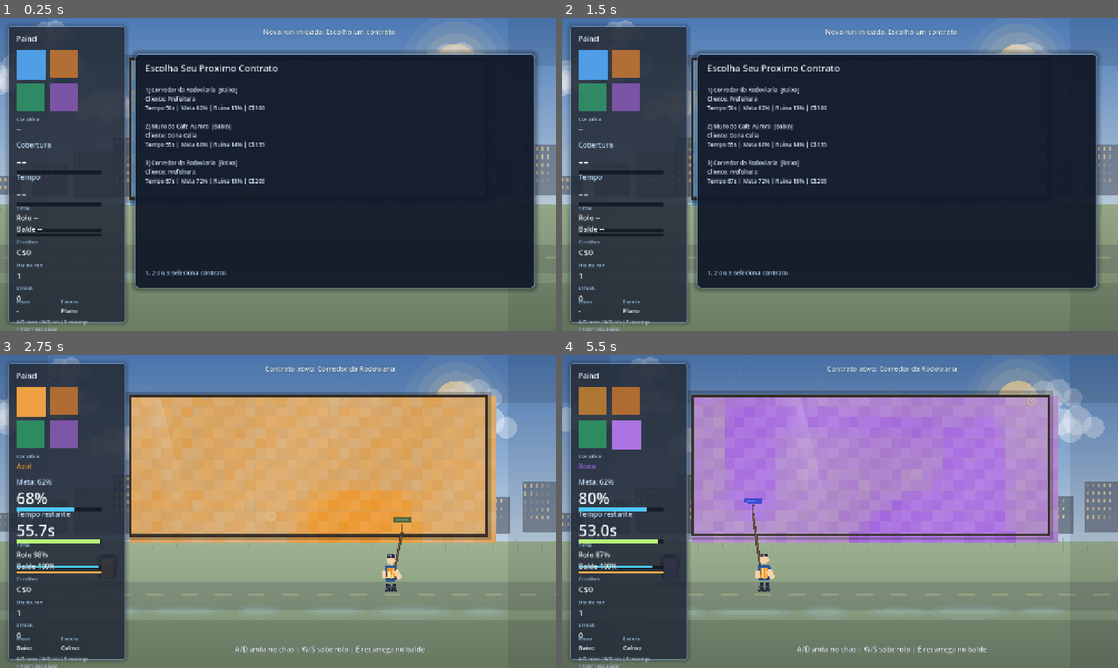
Above: before the commit, frames 1-4 (two rows, left to right).
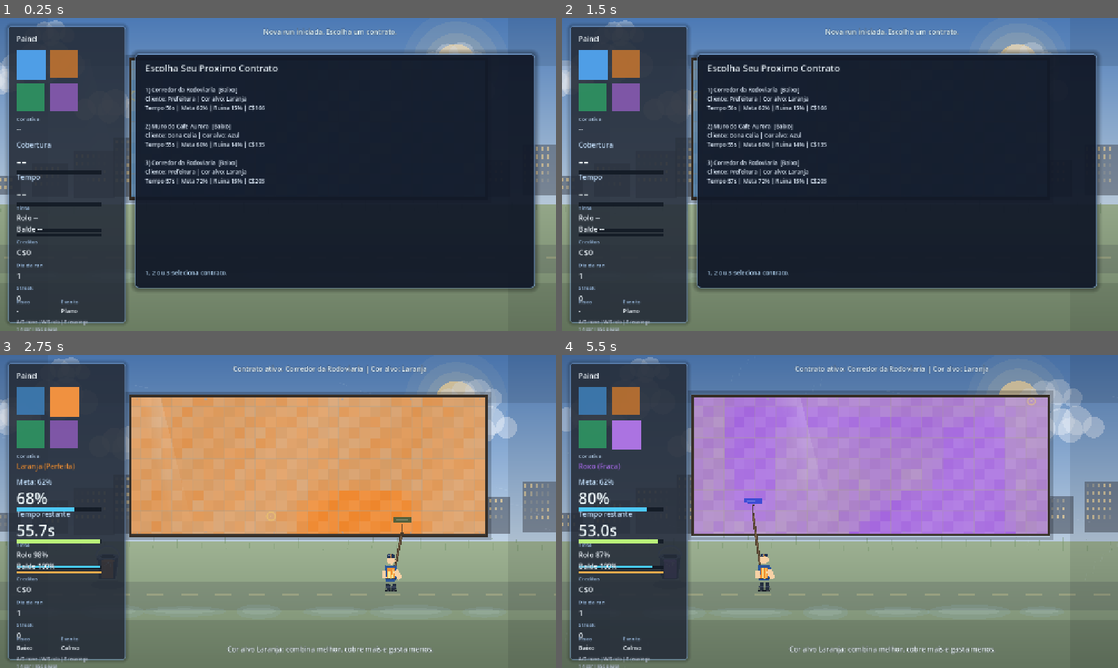
Above: after the commit, the same moments.

Repository: febiscaro/jogo
Game: Godot game, scene res://scenes/main.tscn
The game is run twice, just before and just after one commit, with the same random seed, the same clock (stepped at 60 frames per second) and the same inputs.
Inputs (mouse positions are in pixels of both pictures, inside the frame that each line leads up to):
- Up to frame 1 (0.25 s): no input
- Up to frame 2 (1.5 s): tap Enter at 0.5, 1.35 s; move the mouse to (962, 158) at 0.52 s; hold Right (ui_right) 0.53-1.28 s; tap R at 0.6 s; click (962, 158) at 0.67 s; tap Space at 0.77, 1.25 s; move the mouse to (728, 190) at 1.27 s; hold Down (ui_down) from 1.28 s (still down)
- Up to frame 3 (2.75 s): tap Space at 1.52 s; tap Enter at 2 s; move the mouse to (333, 442) at 2.02 s; release Down (ui_down) at 2.03 s; hold Right (ui_right) from 2.03 s (still down); tap 1 at 2.1 s
- Up to frame 4 (5.5 s): move the mouse to (812, 574) at 2.77 s; release Right (ui_right) at 2.78 s; hold Up (ui_up) 2.78-3.53 s; tap 2 at 2.85 s; click (812, 574) at 2.92 s; tap Space at 3.02, 3.77, 4.52 s; move the mouse to (1006, 558) at 3.52 s; hold Left (ui_left) 3.53-5.03 s; tap 3 at 3.6 s; move the mouse to (673, 464) at 4.27 s; tap 4 at 4.35 s; move the mouse to (867, 511) at 5.02 s; hold Down (ui_down) from 5.03 s (still down); hold E from 5.03 s (still down); click (867, 511) at 5.17 s

The runs differ from the first frame. In frame 1, 0.3% of the frame differs, in the area x 23-45%, y 24-60%; in frame 2, 0.3%; in frame 3, 3.7%, in the area x 3-90%, y 3-96%; in frame 4, 3.4%.

Commit message:
Corrige esquadro do muro e torna troca de cor mecanica de gameplay

Diff:
--- a/scripts/game.gd
+++ b/scripts/game.gd
@@ -96,6 +96,8 @@
 var _meta_total_credits: int = 0
 var _base_scene_position: Vector2 = Vector2.ZERO
 var _camera_shake_strength: float = 0.0
+var _contract_target_color: Color = Color(0.31, 0.62, 0.90, 1.0)
+var _color_match_ratio: float = 1.0
 
 
 func _ready() -> void:
@@ -483,6 +485,7 @@
 
 
 func _capture_palette() -> void:
+	_apply_palette()
 	_palette = [
 		swatch_blue.color,
 		swatch_orange.color,
@@ -505,9 +508,6 @@
 		return
 	_selected_color_index = clampi(index, 0, _palette.size() - 1)
 	var selected_color = _palette[_selected_color_index]
-	if color_value != null:
-		color_value.text = _get_palette_name(_selected_color_index)
-		color_value.modulate = selected_color
 
 	if wall.has_method("set_paint_color"):
 		wall.call("set_paint_color", selected_color)
@@ -515,6 +515,7 @@
 		player.call("set_paint_color", selected_color)
 	if bucket != null and bucket.has_method("set_tint"):
 		bucket.call("set_tint", selected_color)
+	_update_color_efficiency(selected_color)
 
 	_refresh_palette_visuals()
 
@@ -541,6 +542,69 @@
 		3:
 			return "Roxo"
 	return "Cor"
+
+
+func _get_palette_colors() -> Array[Color]:
+	return [
+		Color(0.31, 0.62, 0.90, 1.0),
+		Color(0.94, 0.57, 0.25, 1.0),
+		Color(0.24, 0.74, 0.50, 1.0),
+		Color(0.67, 0.45, 0.88, 1.0),
+	]
+
+
+func _nearest_palette_index_for_color(color: Color) -> int:
+	var colors = _palette if not _palette.is_empty() else _get_palette_colors()
+	var best_index = 0
+	var best_distance = INF
+	for i in range(colors.size()):
+		var c = colors[i]
+		var dr = c.r - color.r
+		var dg = c.g - color.g
+		var db = c.b - color.b
+		var dist = (dr * dr) + (dg * dg) + (db * db)
+		if dist < best_distance:
+			best_distance = dist
+			best_index = i
+	return best_index
+
+
+func _palette_name_for_color(color: Color) -> String:
+	return _get_palette_name(_nearest_palette_index_for_color(color))
+
+
+func _update_color_efficiency(selected_color: Color) -> void:
+	if _state != STATE_IN_CONTRACT:
+		_color_match_ratio = 1.0
+		if player.has_method("set_color_efficiency"):
+			player.call("set_color_efficiency", 1.0, 1.0)
+		if color_value != null:
+			color_value.text = _get_palette_name(_selected_color_index)
+			color_value.modulate = selected_color
+		return
+
+	var dr = selected_color.r - _contract_target_color.r
+	var dg = selected_color.g - _contract_target_color.g
+	var db = selected_color.b - _contract_target_color.b
+	var dist = sqrt((dr * dr) + (dg * dg) + (db * db))
+	_color_match_ratio = clampf(1.0 - (dist / 1.15), 0.0, 1.0)
+
+	var paint_mult = lerpf(0.66, 1.20, _color_match_ratio)
+	var drain_mult = lerpf(1.38, 0.84, _color_match_ratio)
+	if player.has_method("set_color_efficiency"):
+		player.call("set_color_efficiency", paint_mult, drain_mult)
+
+	var match_label = "Fraca"
+	if _color_match_ratio >= 0.9:
+		match_label = "Perfeita"
+	elif _color_match_ratio >= 0.68:
+		match_label = "Boa"
+	elif _color_match_ratio >= 0.45:
+		match_label = "Aceitavel"
+
+	if color_value != null:
+		color_value.text = "%s (%s)" % [_get_palette_name(_selected_color_index), match_label]
+		color_value.modulate = selected_color
 
 
 func _update_splashes(delta: float) -> void:
@@ -698,9 +762,19 @@
 	_active_event.clear()
 	_drops.clear()
 	_splashes.clear()
+	_apply_palette()
+	_palette = [
+		swatch_blue.color,
+		swatch_orange.color,
+		swatch_green.color,
+		swatch_purple.color,
+	]
+	var contract_color_raw: Color = _selected_contract.get("paint_color", Color(0.31, 0.62, 0.90, 1.0))
+	var target_index = _nearest_palette_index_for_color(contract_color_raw)
+	_contract_target_color = _palette[target_index]
 
 	var config = {
-		"paint_color": _selected_contract.get("paint_color", Color(0.31, 0.62, 0.90, 1.0)),
+		"paint_color": _contract_target_color,
 		"initial_min_coverage": _selected_contract.get("initial_min", 0.54),
 		"initial_max_coverage": _selected_contract.get("initial_max", 0.72),
 	}
@@ -737,23 +811,18 @@
 	if player.has_method("set_external_modifiers"):
 		player.call("set_external_modifiers", 1.0, 1.0, 1.0)
 
-	var contract_color: Color = _selected_contract.get("paint_color", Color(0.31, 0.62, 0.90, 1.0))
-	_apply_palette(contract_color)
-	_palette = [
-		swatch_blue.color,
-		swatch_orange.color,
-		swatch_green.color,
-		swatch_purple.color,
-	]
-	_set_selected_color(0)
+	_set_selected_color(target_index)
 	_set_player_visible(true)
 	_set_bucket_visible(true)
 	_set_wall_drip_intensity(0.14)
 
 	_hide_choice_panel()
 	center_message.visible = true
-	top_status.text = "Contrato ativo: %s" % _selected_contract.get("title", "Sem nome")
-	center_message.text = "A/D anda no chao | W/S sobe rolo | E recarrega no balde"
+	top_status.text = "Contrato ativo: %s | Cor alvo: %s" % [
+		_selected_contract.get("title", "Sem nome"),
+		_palette_name_for_color(_contract_target_color),
+	]
+	center_message.text = "Cor alvo %s: combina melhor, cobre mais e gasta menos." % _palette_name_for_color(_contract_target_color)
 	_update_sidebar_meta()
 	queue_redraw()
 
@@ -920,7 +989,10 @@
 	if player.has_method("set_external_modifiers"):
 		player.call("set_external_modifiers", 1.0, 1.0, 1.0)
 	event_value.text = "Calmo"
-	top_status.text = "Contrato ativo: %s" % _selected_contract.get("title", "Sem nome")
+	top_status.text = "Contrato ativo: %s | Cor alvo: %s" % [
+		_selected_contract.get("title", "Sem nome"),
+		_palette_name_for_color(_contract_target_color),
+	]
 	center_message.text = "Continue o retoque."
 
 
@@ -1214,15 +1286,17 @@
 
 
 func _format_contract(index: int, contract: Dictionary) -> String:
+	var target_color_name = _palette_name_for_color(contract.get("paint_color", Color(0.31, 0.62, 0.90, 1.0)))
 	return (
 		"%d) %s  [%s]\n"
-		+ "Cliente: %s\n"
+		+ "Cliente: %s | Cor alvo: %s\n"
 		+ "Tempo %.0fs | Meta %d%% | Ruina %d%% | C$%d"
 	) % [
 		index + 1,
 		contract.get("title", "Contrato"),
 		contract.get("risk_label", ""),
 		contract.get("client", "Cliente"),
+		target_color_name,
 		float(contract.get("duration", 60.0)),
 		int(round(float(contract.get("target_coverage", 0.7)) * 100.0)),
 		int(round(float(contract.get("fail_coverage", 0.2)) * 100.0)),
@@ -1270,7 +1344,10 @@
 	if player.has_method("set_game_active"):
 		player.call("set_game_active", true)
 	_hide_choice_panel()
-	top_status.text = "Contrato ativo: %s" % _selected_contract.get("title", "Sem nome")
+	top_status.text = "Contrato ativo: %s | Cor alvo: %s" % [
+		_selected_contract.get("title", "Sem nome"),
+		_palette_name_for_color(_contract_target_color),
+	]
 	center_message.visible = true
 	center_message.text = _active_event.get("description", "Continue o retoque.") if not _active_event.is_empty() else "Continue o retoque."
 
@@ -1303,11 +1380,12 @@
 		_update_bar(bucket_bar_fill, bucket_bar_bg, 0.0, Color(0.93, 0.67, 0.30, 1.0))
 
 
-func _apply_palette(base_color: Color) -> void:
-	swatch_blue.color = base_color
-	swatch_orange.color = Color(0.94, 0.57, 0.25, 1.0)
-	swatch_green.color = Color(0.24, 0.74, 0.50, 1.0)
-	swatch_purple.color = Color(0.67, 0.45, 0.88, 1.0)
+func _apply_palette() -> void:
+	var colors = _get_palette_colors()
+	swatch_blue.color = colors[0]
+	swatch_orange.color = colors[1]
+	swatch_green.color = colors[2]
+	swatch_purple.color = colors[3]
 
 
 func _base_modifiers() -> Dictionary:
--- a/scripts/player.gd
+++ b/scripts/player.gd
@@ -33,6 +33,8 @@
 var _external_paint_multiplier: float = 1.0
 var _external_drain_multiplier: float = 1.0
 var _external_speed_multiplier: float = 1.0
+var _color_paint_multiplier: float = 1.0
+var _color_drain_multiplier: float = 1.0
 var _is_painting: bool = false
 
 var _speed: float = base_speed
@@ -136,6 +138,11 @@
 	_external_drain_multiplier = maxf(0.1, drain_multiplier)
 
 
+func set_color_efficiency(paint_multiplier: float, drain_multiplier: float) -> void:
+	_color_paint_multiplier = maxf(0.4, paint_multiplier)
+	_color_drain_multiplier = maxf(0.5, drain_multiplier)
+
+
 func get_paint_ratio() -> float:
 	if _paint_capacity <= 0.0:
 		return 0.0
@@ -223,11 +230,11 @@
 	var did_paint = false
 	if _wall and _wall.has_method("paint_at") and _paint_amount > 0.0 and not _is_refilling:
 		var tank_ratio = clampf(_paint_amount / maxf(1.0, _paint_capacity), 0.12, 1.0)
-		var paint_strength = _paint_strength * _external_paint_multiplier * tank_ratio
+		var paint_strength = _paint_strength * _external_paint_multiplier * _color_paint_multiplier * tank_ratio
 		did_paint = bool(_wall.call("paint_at", foam.global_position, _paint_radius, paint_strength * delta))
 
 	if did_paint:
-		var paint_cost = _paint_drain * _external_drain_multiplier * delta
+		var paint_cost = _paint_drain * _external_drain_multiplier * _color_drain_multiplier * delta
 		_paint_amount = maxf(0.0, _paint_amount - paint_cost)
 
 	_is_painting = did_paint
--- a/scripts/wall.gd
+++ b/scripts/wall.gd
@@ -205,12 +205,16 @@
 			tint = tint.lightened(noise * 0.22)
 			tint = tint.darkened((1.0 - coverage) * 0.08)
 
-			var cell_rect = Rect2(
-				Vector2(col * cell_size, row * cell_size),
-				Vector2(cell_size + 0.7, cell_size + 0.7)
-			)
+			var cell_pos = Vector2(float(col) * cell_size, float(row) * cell_size)
+			var cell_w = minf(cell_size, wall_size.x - cell_pos.x)
+			var cell_h = minf(cell_size, wall_size.y - cell_pos.y)
+			if cell_w <= 0.0 or cell_h <= 0.0:
+				continue
+
+			var cell_rect = Rect2(cell_pos, Vector2(cell_w, cell_h))
 			draw_rect(cell_rect, tint)
-			draw_rect(cell_rect, mortar_color, false, 1.0)
+			if cell_w > 2.0 and cell_h > 2.0:
+				draw_rect(cell_rect, mortar_color, false, 1.0)
 
 			if coverage < 0.28 and (col + row) % 2 == 0:
 				_draw_cell_cracks(cell_rect, coverage)
